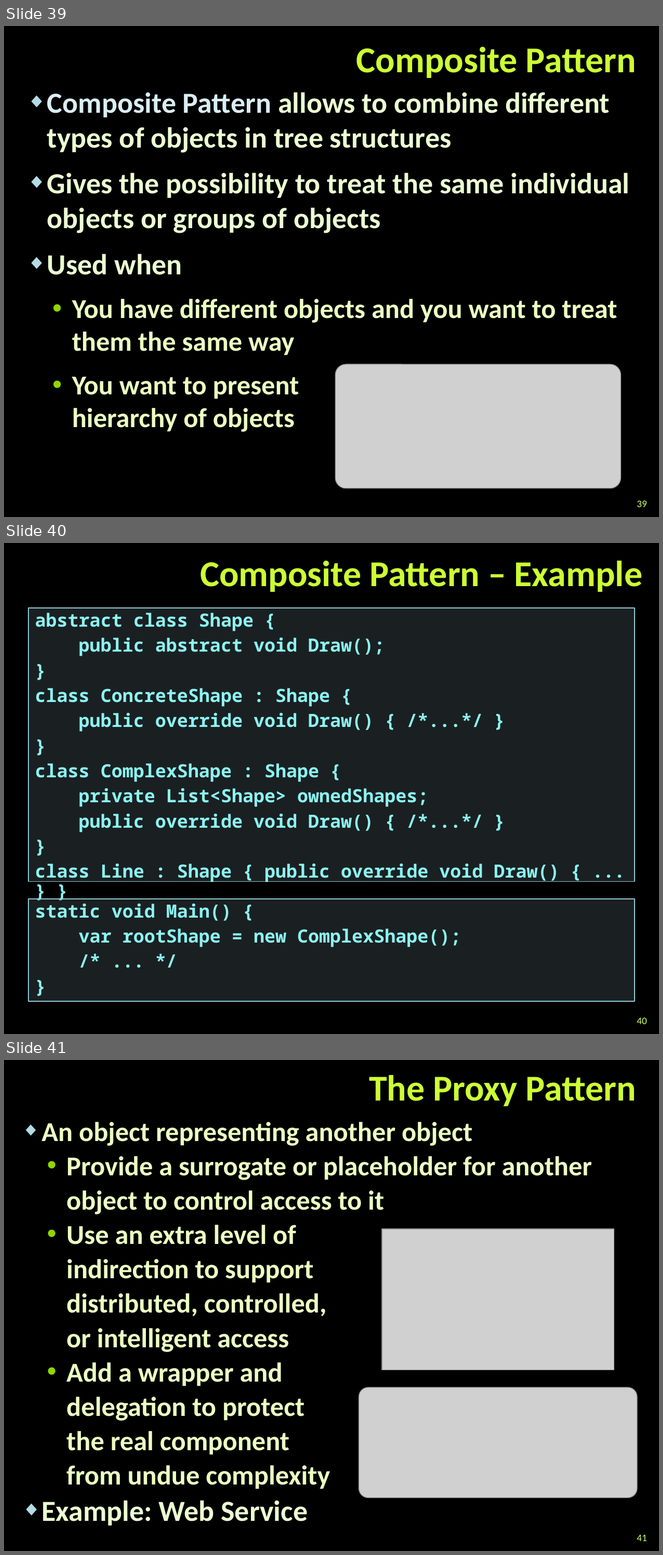
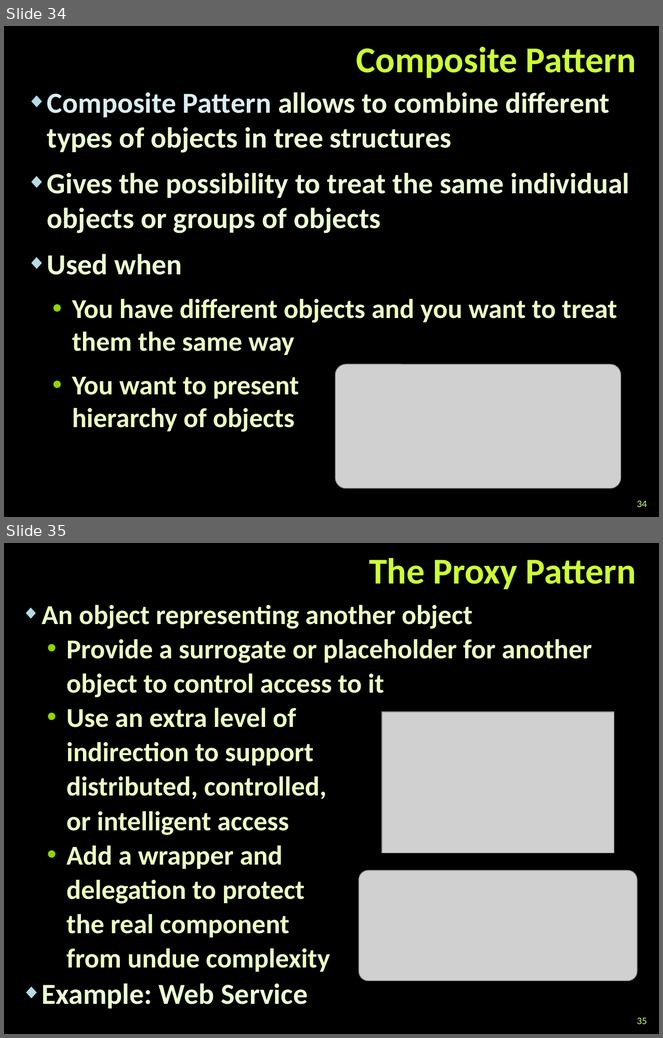
Before and after one commit to martin-nikolov/Telerik-Academy, a slide deck: Programming with C#/3. C# Object-Oriented Programming/07. Design Patterns/Design Patterns.pptx. Shown one above the other, each under a label of ours: slides 39, 40 and 41 before the commit, slides 34 and 35 after it. The pictures are 663x1555 and 663x1038 pixels, drawn with LibreOffice and Linux fonts; fonts in the diff are those of the drawing; grey boxes stand for pictures; background and template pictures are left out. Boxes give left, top, right and bottom in pixels: in the first picture for what was removed or moved away, otherwise in the second. Text is boxed around its words. In the diff, an @@ line names an element or a change of style, - is before the commit and + after.

Commit message:
C# OOP - Design Patterns Files - Update

```diff
--- a/Programming with C#/3. C# Object-Oriented Programming/07. Design Patterns/Design Patterns.pptx
+++ b/Programming with C#/3. C# Object-Oriented Programming/07. Design Patterns/Design Patterns.pptx
@@ slide 40 removed at <box>4,543,659,1034</box>, background picture (left out) @@
@@ title removed at <box>200,561,643,592</box> @@
-Composite Pattern – Example
@@ text removed at <box>29,608,635,888</box> @@
-abstract class Shape {
-public abstract void Draw();
-}
-class ConcreteShape : Shape {
-public override void Draw() { /*...*/ }
-}
-class ComplexShape : Shape {
-private List<Shape> ownedShapes;
-public override void Draw() { /*...*/ }
-}
-class Line : Shape { public override void Draw() { ... } }
@@ rectangle removed at <box>29,899,635,1002</box> @@
-static void Main() {
-var rootShape = new ComplexShape();
-/* ... */
-}
@@ page number removed at <box>637,1018,647,1025</box> @@
-40
@@ what was slide 39 is now slide 34 @@
@@ page number at <box>637,501,647,508</box>: text changed @@
-39
+34
@@ what was slide 41 is now slide 35 @@
@@ page number at <box>637,1018,647,1025</box>: text changed @@
-41
+35
```
Also in this commit, not shown: 4 slides changed, 5 other slides removed, 2 other files.
